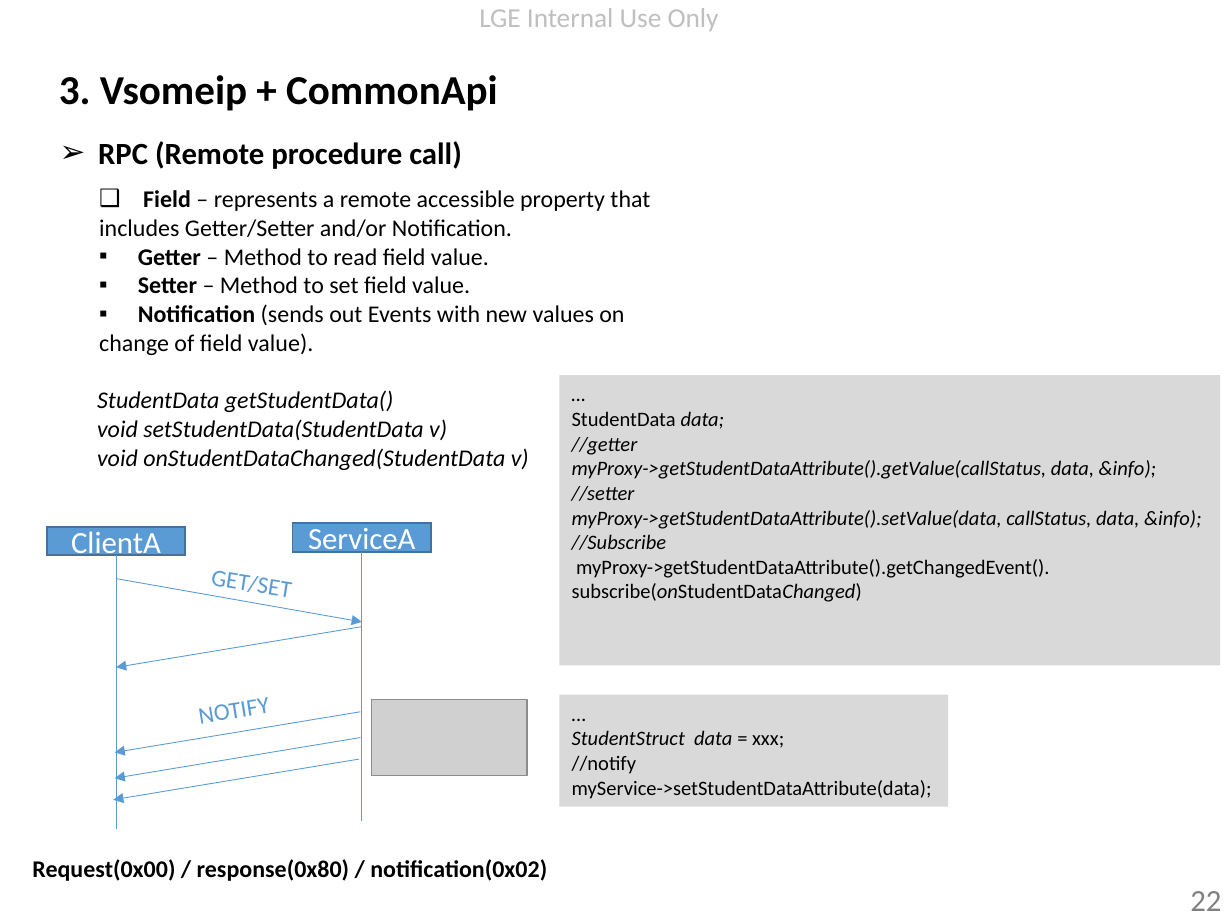
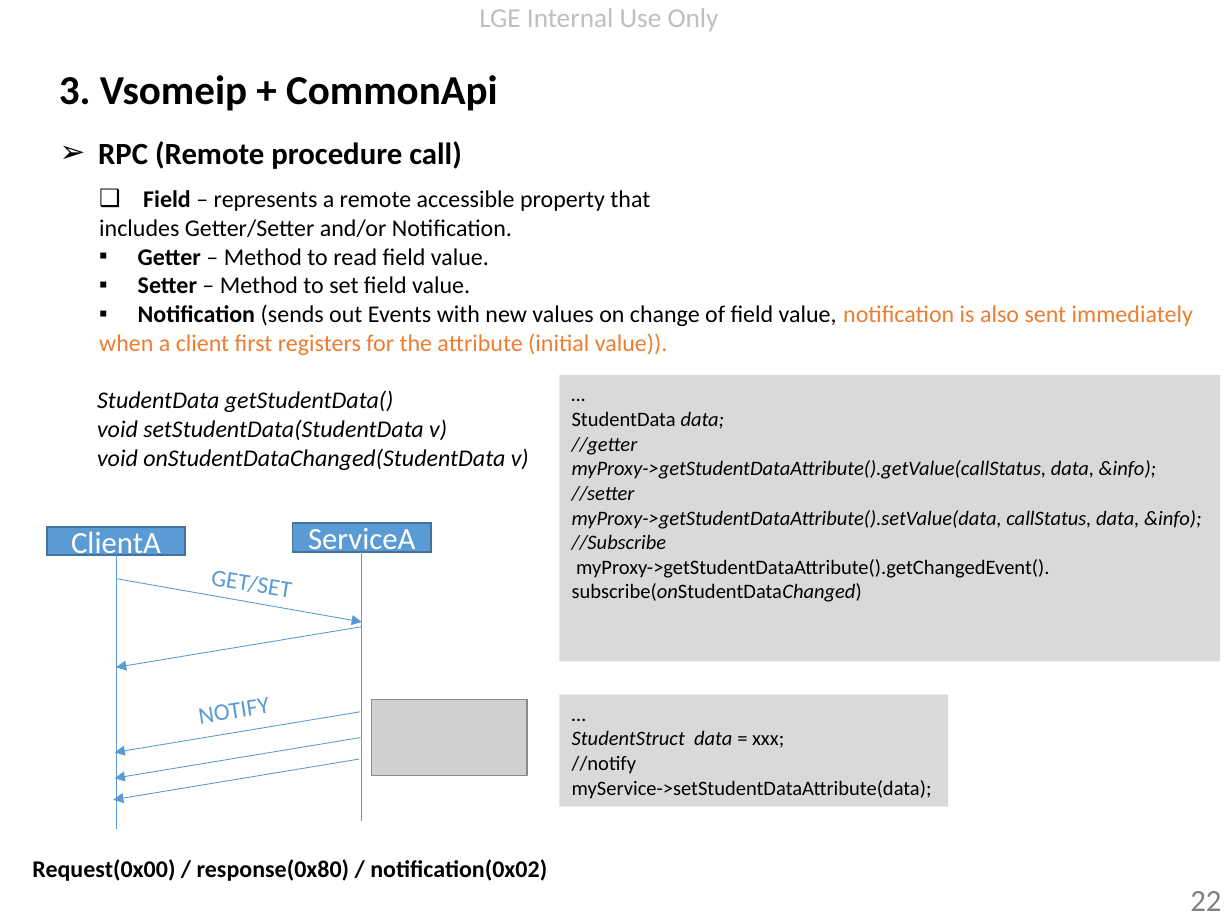
Before and after one commit to minhthedt/vsomeip-example, a slide deck: slide 22 of doc/Vsomeip knowledge.pptx. Drawn at 1232x924 pixels with LibreOffice and Linux fonts; fonts in the diff are those of the drawing; grey boxes stand for pictures; background and template pictures are left out. Boxes give left, top, right and bottom in pixels: in the first picture for what was removed or moved away, otherwise in the second. Text is boxed around its words. In the diff, an @@ line names an element or a change of style, - is before the commit and + after.

```diff
--- a/doc/Vsomeip knowledge.pptx
+++ b/doc/Vsomeip knowledge.pptx
@@ text at bbox=[99, 304, 1193, 355]: text changed; text colour #000000 to #ED7D31 @@
-▪ Notification (sends out Events with new values on
-change of field value).
+▪ Notification (sends out Events with new values on change of field value, notification is also sent immediately
+when a client first registers for the attribute (initial value)).
@@ rectangle "…": place and size @@
-rectangle "…" at bbox=[559, 376, 1220, 667]
+rectangle "…" at bbox=[559, 376, 1220, 662]
```
Also in this commit, not shown: 1 other slide changed, 3 slides added, 4 other files.
